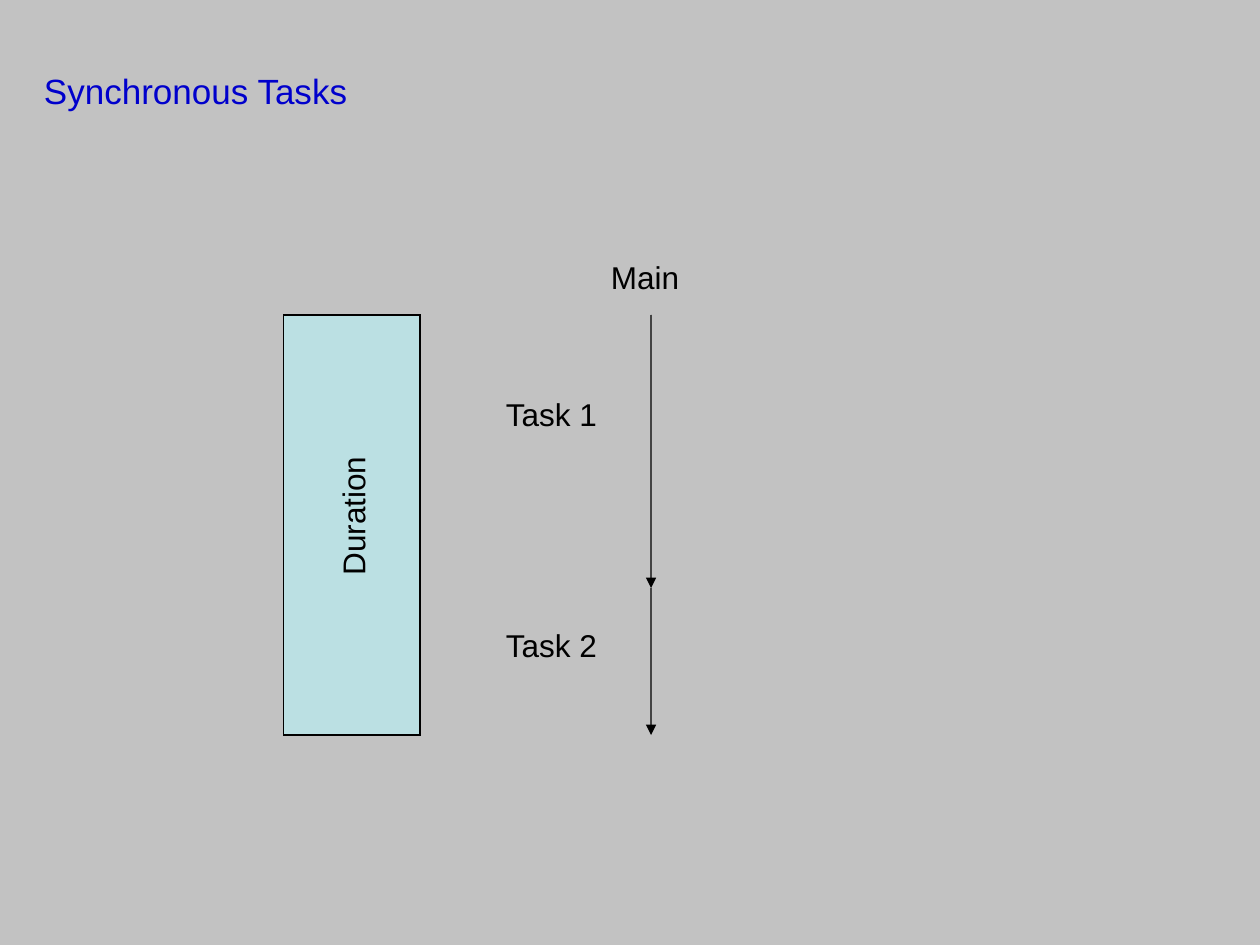
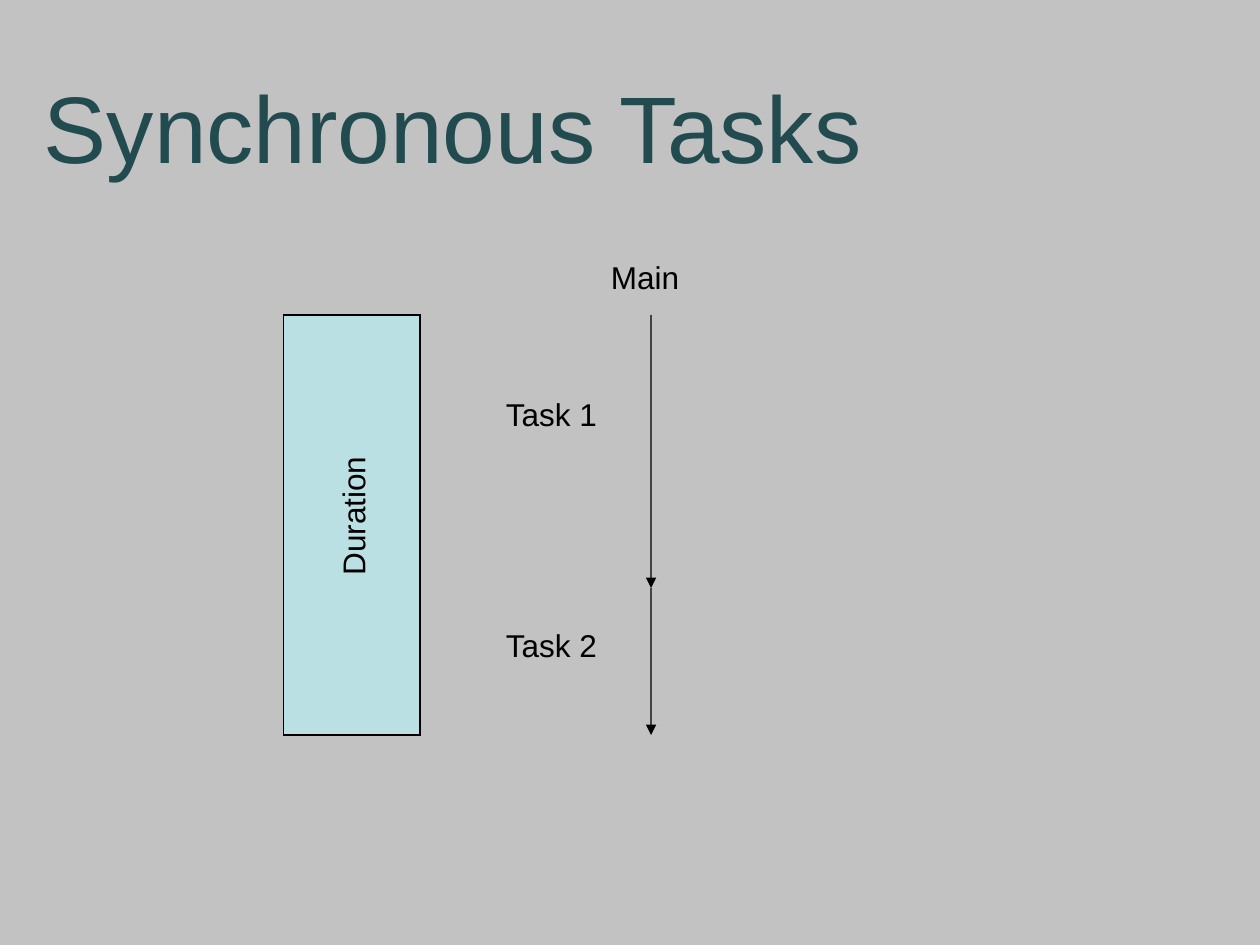
Before and after one commit to cerikpete/asynchdemo, a slide deck: slide 4 of docs/asynch.ppt. Drawn at 1260x945 pixels with LibreOffice and Linux fonts; fonts in the diff are those of the drawing. Boxes give left, top, right and bottom in pixels: in the first picture for what was removed or moved away, otherwise in the second. Text is boxed around its words. In the diff, an @@ line names an element or a change of style, - is before the commit and + after.

```diff
--- a/docs/asynch.ppt
+++ b/docs/asynch.ppt
@@ text "Synchronous Tasks" at (44, 94, 862, 180): size 20 to 54 pt, text colour #0000CC to #224B50; more space between paragraphs @@
```
Also in this commit, not shown: 2 other slides changed, 2 slides added.
